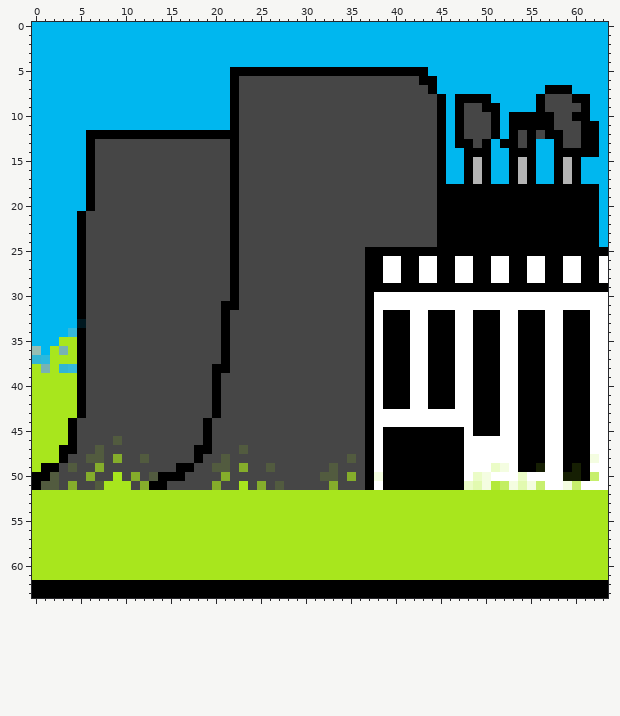
Two versions of one pixel-art sprite, Factory.png. Above is the file before it was changed.
The file is 64x64 pixels. Colours within 5 levels of each other are drawn and written as one.
And afterwards:
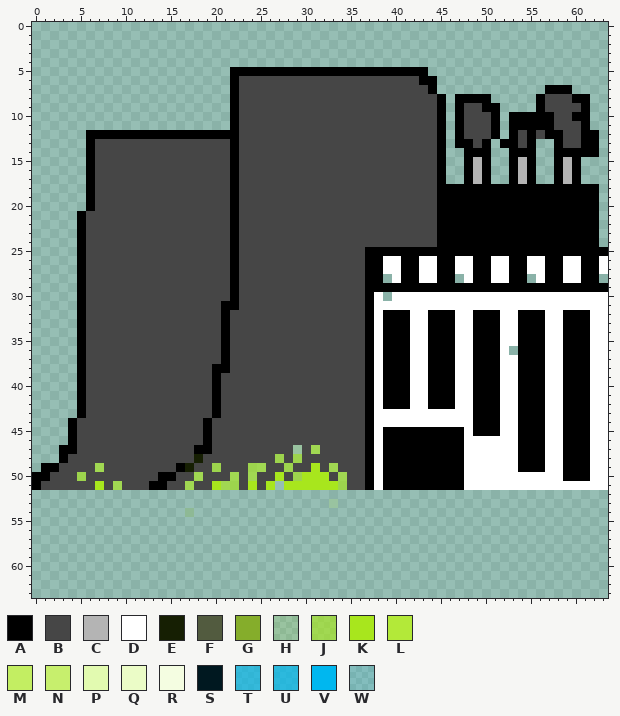
Palette (. is transparent): A #000000  B #464646  C #b4b4b4  D #ffffff  E #161f03  F #525b3f  G #85ad2b  H #aae81721  J #a7e61ca5  K #a8e61d  L #b3e939  M #c3ee62  N #c7ef6d  P #e2fab0  Q #ebfcc7  R #f4fde1  S #001820  T #00b6eea5  U #00b7eeb5  V #00b7ef  W #00b9f721
What changed:
y 0..4: x 0..63 VVVVVVVVVVVVVVVVVVVVVVVVVVVVVVVVVVVVVVVVVVVVVVVVVVVVVVVVVVVVVVVV -> ................................................................
y 5: x 0..21 VVVVVVVVVVVVVVVVVVVVVV -> ......................; x 44..63 VVVVVVVVVVVVVVVVVVVV -> ....................
y 6: x 0..21 VVVVVVVVVVVVVVVVVVVVVV -> ......................; x 45..63 VVVVVVVVVVVVVVVVVVV -> ...................
y 7: x 0..21 VVVVVVVVVVVVVVVVVVVVVV -> ......................; x 45..56 VVVVVVVVVVVV -> ............; x 60..63 VVVV -> ....
y 8: x 0..21 VVVVVVVVVVVVVVVVVVVVVV -> ......................; x 46 V -> .; x 51..55 VVVVV -> .....; x 62..63 VV -> ..
y 9: x 0..21 VVVVVVVVVVVVVVVVVVVVVV -> ......................; x 46 V -> .; x 52..55 VVVV -> ....; x 62..63 VV -> ..
y 10: x 0..21 VVVVVVVVVVVVVVVVVVVVVV -> ......................; x 46 V -> .; x 52 V -> .; x 62..63 VV -> ..
y 11: x 0..21 VVVVVVVVVVVVVVVVVVVVVV -> ......................; x 46 V -> .; x 52 V -> .; x 62..63 AV -> ..
y 12: x 0..5 VVVVVV -> ......; x 46 V -> .; x 52 V -> .; x 63 V -> .
y 13: x 0..5 VVVVVV -> ......; x 46 V -> .; x 51 V -> .; x 56..57 VV -> ..; x 63 V -> .
y 14: x 0..5 VVVVVV -> ......; x 46..47 VV -> ..; x 51..52 VV -> ..; x 56..57 VV -> ..; x 63 V -> .
y 15..17: x 0..5 VVVVVV -> ......; x 46..47 VV -> ..; x 51..52 VV -> ..; x 56..57 VV -> ..; x 61..63 VVV -> ...
y 18..20: x 0..5 VVVVVV -> ......; x 63 V -> .
y 21..24: x 0..4 VVVVV -> .....; x 63 V -> .
y 25..27: x 0..4 VVVVV -> .....
y 28: x 0..4 VVVVV -> .....; x 39 D -> .; x 47 D -> .; x 55 D -> .; x 63 D -> .
y 29: x 0..4 VVVVV -> .....
y 30: x 0..4 VVVVV -> .....; x 39 D -> .
y 31..32: x 0..4 VVVVV -> .....
y 33: x 0..5 VVVVVS -> .....A
y 34: x 0..4 VVVVT -> .....
y 35: x 0..4 VVVKK -> .....
y 36: x 1..4 VKWK -> ....; x 53 D -> .
y 37: x 0..4 TUKKK -> .....
y 38: x 0..4 KWKTT -> .....
y 39..43: x 0..4 KKKKK -> .....
y 44..45: x 0..3 KKKK -> ....
y 46: x 0..3 KKKK -> ....; x 9 F -> B
y 47: x 0..2 KKK -> ...; x 7 F -> B; x 23 F -> B; x 29 B -> H; x 31 B -> J
y 48: x 0..2 KKK -> ...; x 6..7 FF -> BB; x 9 G -> B; x 12 F -> B; x 18 A -> E; x 21 F -> B; x 27 B -> J; x 29 B -> J; x 35 F -> B; x 62 R -> D
y 49: x 0 K -> .; x 4 F -> B; x 7 G -> J; x 17 A -> E; x 20..21 FF -> JB; x 23..26 GBBF -> BJJB; x 28 B -> J; x 31 B -> K; x 33 F -> J; x 51..52 QR -> DD; x 56 E -> A; x 60 E -> A
y 50: x 2 F -> B; x 5..6 BG -> JB; x 9 K -> B; x 11 G -> B; x 13 F -> B; x 16 A -> B; x 18 B -> J; x 21..22 GB -> BJ; x 24 B -> J; x 27 B -> K; x 29..35 BBBFFBG -> JKKKBJB; x 38 R -> D; x 49..50 QR -> DD; x 54 Q -> D; x 59..60 EE -> AA; x 62 N -> D
y 51: x 1..2 FF -> BB; x 4 G -> B; x 7..10 FKKK -> KBJB; x 12 G -> B; x 17 B -> J; x 20..34 GBBKBGBFBBBBBGB -> KJJBKBK.KKKKKKJ; x 48..56 QPRLMRPRN -> DDDDDDDDD; x 59..60 RN -> DD
y 52: x 0..63 KKKKKKKKKKKKKKKKKKKKKKKKKKKKKKKKKKKKKKKKKKKKKKKKKKKKKKKKKKKKKKKK -> ................................................................
y 53: x 0..63 KKKKKKKKKKKKKKKKKKKKKKKKKKKKKKKKKKKKKKKKKKKKKKKKKKKKKKKKKKKKKKKK -> .................................H..............................
y 54: x 0..63 KKKKKKKKKKKKKKKKKKKKKKKKKKKKKKKKKKKKKKKKKKKKKKKKKKKKKKKKKKKKKKKK -> .................H..............................................
y 55..61: x 0..63 KKKKKKKKKKKKKKKKKKKKKKKKKKKKKKKKKKKKKKKKKKKKKKKKKKKKKKKKKKKKKKKK -> ................................................................
y 62..63: x 0..63 AAAAAAAAAAAAAAAAAAAAAAAAAAAAAAAAAAAAAAAAAAAAAAAAAAAAAAAAAAAAAAAA -> ................................................................
Pixel boxes of the changes (left, top, right, bottom) in both pictures:
changed: (32, 22, 608, 598)
